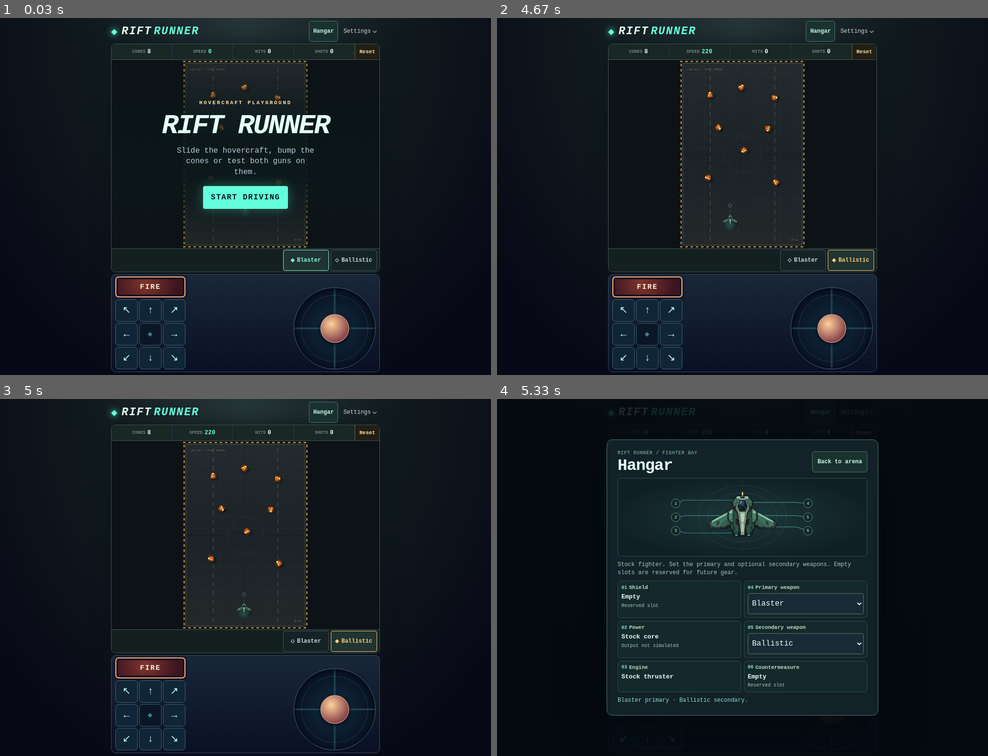
Above: before the commit, frames 1-4 (two rows, left to right).
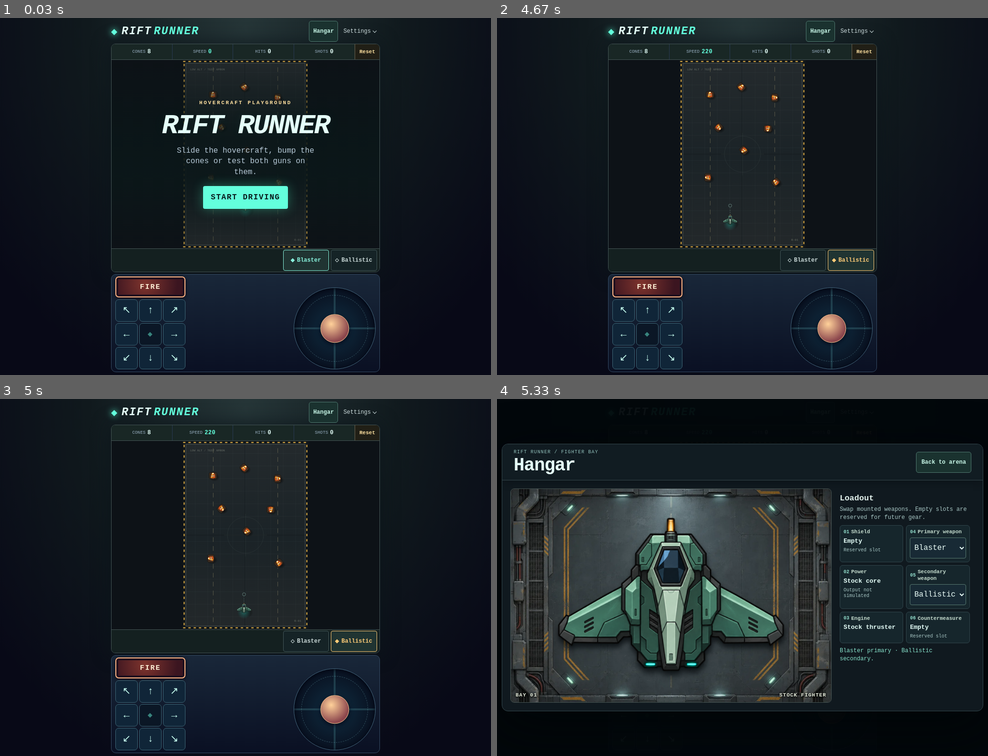
Above: after the commit, the same moments.

Repository: gambizt3-dev/rift-runner
Game: browser game, page index.html
The game is run twice, just before and just after one commit, with the same random seed, the same clock (stepped at 60 frames per second) and the same inputs.
Inputs:
- Up to frame 1 (0.03 s): no input
- Up to frame 2 (4.67 s): click "START DRIVING" at 0.27 s; hold D 1.03-1.53 s; click "←" at 1.27 s; tap one key every 0.75 s from 1.52 s: 1 2 P Escape; hold S 1.58-1.85 s; hold A 1.9-2.47 s; click "↓" at 2.02 s; hold W 2.52-2.82 s; click "↑" at 2.77 s; hold D 2.87-3.53 s; click "↙" at 3.52 s; hold W 3.58-3.82 s; hold A 3.87-4.3 s; click "→" at 4.27 s; hold S from 4.35 s (still down)
- Up to frame 3 (5 s): release S at 4.68 s; hold D from 4.73 s (still down)
- Up to frame 4 (5.33 s): click "Hangar" at 5.02 s; release D at 5.23 s; hold S from 5.28 s (still down)

Frames 1-3 are identical in both runs. In frame 4, 42% of the frame differs, in the area x 0-100%, y 4-89%.

Commit message:
Make the fighter the Hangar centrepiece

Diff:
--- a/index.html
+++ b/index.html
@@ -12,7 +12,7 @@
 <link rel="icon" type="image/png" href="rift-192.png">
 <title>Rift Runner</title>
 <meta name="description" content="Pilot a low hovercraft through a single test arena. Push cones and try the manual blaster.">
-<link rel="stylesheet" href="style.css?v=22">
+<link rel="stylesheet" href="style.css?v=25">
 <script src="blaster-sfx.js" defer></script>
 <script src="ballistic-sfx.js?v=13" defer></script>
 <script src="game.js?v=24" defer></script>
@@ -77,16 +77,14 @@
 <div><p class="hangar-kicker">RIFT RUNNER / FIGHTER BAY</p><h2 id="hangar-title" tabindex="-1">Hangar</h2></div>
 <button id="close-hangar" class="hangar-back" type="button" aria-label="Back to arena">Back to arena</button>
 </header>
-<div class="hangar-schematic" aria-hidden="true">
-<svg viewBox="0 0 400 178" width="400" height="178" preserveAspectRatio="xMidYMid meet">
- <g fill="none" stroke="#58958e" opacity=".24"><ellipse cx="200" cy="89" rx="101" ry="73"/><ellipse cx="200" cy="89" rx="79" ry="56"/><path d="M200 4v170M88 89h224" stroke-dasharray="4 6"/></g>
- <g fill="none" stroke="#4b8c83" stroke-width="1.2"><path d="M180 50H65l-18 7M166 85H72l-25 4M184 125H72l-25-5M221 55h101l28 2M236 85h86l28 4M250 111h73l27 9"/></g>
- <image id="hangar-fighter-art" href="./fighter-winged.png?v=23" x="105" y="19" width="190" height="127" preserveAspectRatio="xMidYMid meet"/>
- <g fill="#142526" stroke="#609e91"><circle cx="47" cy="57" r="10"/><circle cx="47" cy="89" r="10"/><circle cx="47" cy="120" r="10"/><circle cx="350" cy="57" r="10"/><circle cx="350" cy="89" r="10"/><circle cx="350" cy="120" r="10"/></g>
- <g fill="#b8f4e4" font-family="monospace" font-size="10" text-anchor="middle" dominant-baseline="central"><text x="47" y="57">1</text><text x="47" y="89">2</text><text x="47" y="120">3</text><text x="350" y="57">4</text><text x="350" y="89">5</text><text x="350" y="120">6</text></g>
-</svg>
-</div>
-<p id="hangar-note" class="hangar-note">Stock fighter. Set the primary and optional secondary weapons. Empty slots are reserved for future gear.</p>
+<div class="hangar-content">
+<figure class="hangar-hero" aria-label="Winged fighter on the hangar floor">
+<img class="hangar-floor" src="./hangar-floor.webp?v=25" width="1056" height="704" loading="lazy" alt="">
+<img class="hangar-fighter" id="hangar-fighter-art" src="./fighter-winged.png?v=23" width="480" height="320" alt="">
+<figcaption><span>BAY 01</span> <span>STOCK FIGHTER</span></figcaption>
+</figure>
+<section class="hangar-loadout" aria-labelledby="loadout-title">
+<div class="loadout-head"><h3 id="loadout-title">Loadout</h3><p id="hangar-note" class="hangar-note">Swap mounted weapons. Empty slots are reserved for future gear.</p></div>
 <div class="hangar-slots">
 <div class="fit-slot"><span class="fit-name"><span aria-hidden="true">01</span> Shield</span><strong>Empty</strong><small>Reserved slot</small></div>
 <div class="fit-slot"><label class="fit-name" for="fit-primary"><span aria-hidden="true">04</span> Primary weapon</label><select id="fit-primary"><option value="blaster">Blaster</option><option value="ballistic">Ballistic</option></select></div>
@@ -96,6 +94,8 @@
 <div class="fit-slot"><span class="fit-name"><span aria-hidden="true">06</span> Countermeasure</span><strong>Empty</strong><small>Reserved slot</small></div>
 </div>
 <p id="fit-status" class="fit-status" role="status" aria-live="polite">Optional mounts can be left empty.</p>
+</section>
+</div>
 </div>
 </dialog>
 </body>
--- a/style.css
+++ b/style.css
@@ -232,32 +232,72 @@
 .hangar-entry{padding-inline:8px}
 .hangar-entry:hover,.hangar-back:hover{background:#274743;border-color:#a3ecd9}
 .hangar{
- width:min(570px,calc(100% - 24px));max-width:none;
- width:min(570px,calc(100% - max(12px,env(safe-area-inset-left,0px)) - max(12px,env(safe-area-inset-right,0px))));
- inset:max(12px,env(safe-area-inset-top,0px)) max(12px,env(safe-area-inset-right,0px)) max(12px,env(safe-area-inset-bottom,0px)) max(12px,env(safe-area-inset-left,0px));
- max-height:calc(100vh - 24px);
- max-height:calc(100dvh - max(12px,env(safe-area-inset-top,0px)) - max(12px,env(safe-area-inset-bottom,0px)));
- padding:0;border:1px solid #4e786e;border-radius:12px;background:#132129;color:#e5fff9;
- box-shadow:0 24px 90px #02080dd9;overflow:auto;overscroll-behavior:contain
-}
-.hangar::backdrop{background:#050b11df}
-.hangar-interior{padding:clamp(10px,3.5vw,22px);display:grid;gap:9px}
-.hangar-head{display:flex;align-items:center;justify-content:space-between;gap:8px}
-.hangar-kicker{margin:0 0 4px;color:#83c2b1;font-size:10px;letter-spacing:.07em}
-.hangar-head h2{margin:0;font-size:clamp(23px,6vw,34px);line-height:1;letter-spacing:-.035em}
+ width:min(1010px,calc(100% - 24px));max-width:none;max-height:calc(100vh - 24px);
+ --hangar-top:max(8px,env(safe-area-inset-top,0px));--hangar-end:max(8px,env(safe-area-inset-right,0px));
+ --hangar-bottom:max(8px,env(safe-area-inset-bottom,0px));--hangar-start:max(8px,env(safe-area-inset-left,0px));
+ width:min(1010px,calc(100% - var(--hangar-start) - var(--hangar-end)));
+ inset:var(--hangar-top) var(--hangar-end) var(--hangar-bottom) var(--hangar-start);
+ max-height:calc(100dvh - var(--hangar-top) - var(--hangar-bottom));
+ padding:0;border:1px solid #34474d;border-radius:13px;
+ background:#10191f;color:#e5fff9;
+ box-shadow:0 28px 100px #010508ed;overflow:auto;overscroll-behavior:contain
+}
+.hangar::backdrop{background:#03080bf4}
+.hangar-interior{min-height:100%;display:grid;align-content:start}
+.hangar-head{
+ position:sticky;top:0;z-index:2;display:flex;align-items:center;justify-content:space-between;
+ gap:10px;padding:11px clamp(12px,3vw,24px);border-bottom:1px solid #33464b;
+ background:#111c22;box-shadow:0 5px 14px #070e1063
+}
+.hangar-kicker{margin:0 0 4px;color:#91bfba;font-size:10px;letter-spacing:.11em}
+.hangar-head h2{margin:0;font-size:clamp(24px,5vw,38px);line-height:1;letter-spacing:-.035em}
 .hangar-head h2:focus{outline:none}
-.hangar-schematic{display:grid;place-items:center;min-height:0;border:1px solid #31534f;border-radius:7px;background:radial-gradient(ellipse,#1c393b,#101f26 75%)}
-.hangar-schematic svg{display:block;width:100%;height:clamp(104px,27vw,163px)}
+.hangar-content{display:grid;gap:14px;padding:clamp(8px,2vw,17px);min-width:0}
+.hangar-hero{
+ position:relative;isolation:isolate;display:grid;place-items:center;min-width:0;
+ margin:0;aspect-ratio:3/2;overflow:hidden;border:1px solid #465453;border-radius:8px;
+ background:radial-gradient(ellipse,#354344,#172023 76%)
+}
+.hangar-floor,.hangar-fighter{display:block;user-select:none;pointer-events:none}
+.hangar-floor{position:absolute;inset:0;width:100%;height:100%;object-fit:cover}
+.hangar-fighter{
+ position:relative;width:86%;height:auto;z-index:1;
+ filter:drop-shadow(1px 9px 6px #020608b8)
+}
+.hangar-hero figcaption{
+ position:absolute;z-index:1;left:10px;right:10px;bottom:9px;display:flex;justify-content:space-between;
+ color:#e6eddc;font-size:clamp(8px,2vw,11px);font-weight:800;letter-spacing:.09em;
+ text-shadow:0 1px 3px #000,0 1px 5px #000
+}
+.hangar-loadout{display:grid;gap:8px;align-content:start;min-width:0;padding:0 3px 6px}
+.loadout-head{display:grid;gap:4px}
+.loadout-head h3{margin:0;color:#e3f2ed;font-size:17px;line-height:1.2}
 .hangar-note,.fit-status{margin:0;color:#a8c7c5;font-size:12px;line-height:1.4}
 .hangar-slots{display:grid;grid-template-columns:repeat(2,minmax(0,1fr));gap:6px}
-.fit-slot{display:flex;flex-direction:column;align-items:flex-start;gap:4px;padding:7px;min-width:0;border:1px solid #304a4d;border-radius:6px;background:#14292c}
-.fit-name{display:flex;align-items:center;gap:4px;font-size:11px;font-weight:750;color:#c0dcbf;line-height:1.25}
+.fit-slot{
+ display:flex;flex-direction:column;align-items:flex-start;justify-content:flex-start;gap:4px;
+ padding:7px;min-width:0;border:1px solid #30454b;border-radius:6px;background:#16262c
+}
+.fit-name{display:flex;align-items:center;gap:4px;font-size:11px;font-weight:750;color:#c5dcce;line-height:1.25}
 .fit-name span{color:#91dbca;font-size:10px}
 .fit-slot strong{font-size:13px;line-height:1.3;color:#e5fff9}
 .fit-slot small{font-size:10px;line-height:1.2;color:#a8c7c5}
 .fit-slot select{width:100%;min-width:0;min-height:44px;border:1px solid #577970;border-radius:4px;padding:4px;background:#182a35;color:#ebfff9;font:inherit;font-size:16px}
 .fit-slot select:focus-visible{outline:2px solid #f6ff9c;outline-offset:2px}
 .fit-status{min-height:1.4em;color:#88e4cd}
-@media(max-height:530px) and (orientation:landscape){.hangar-schematic svg{height:82px}.hangar-interior{gap:6px}}
+@media(min-width:920px){
+ .hangar-content{grid-template-columns:minmax(0,1fr) minmax(260px,.42fr);align-items:start;gap:17px}
+ .hangar-loadout{padding:11px 10px 10px 0}
+}
+@media(max-width:720px){
+ .hangar{
+  height:calc(100vh - 16px);
+  height:calc(100dvh - var(--hangar-top) - var(--hangar-bottom));
+ }
+}
+@media (max-height:440px) and (orientation:landscape) and (max-width:919px){
+ .hangar-content{grid-template-columns:minmax(0,1fr) minmax(225px,.8fr);align-items:start;gap:10px}
+ .hangar-head{padding-block:6px}
+}
 
 .weapon-button[hidden]{display:none}
--- a/tests/fighter-sprite.test.cjs
+++ b/tests/fighter-sprite.test.cjs
@@ -7,7 +7,13 @@
 assert.equal(png.toString('ascii',12,16),'IHDR');
 assert.deepEqual([png.readUInt32BE(16),png.readUInt32BE(20),png[24],png[25]],[480,320,8,6],'PNG is 480×320 with 8-bit RGBA');
 assert.equal(crypto.createHash('sha256').update(png).digest('hex'),'57a9dbdf7b57d97382ae578c6d75508112147e81602f924e7404d24dba1cc275');
-assert.match(fs.readFileSync(path.join(dist,'index.html'),'utf8'),/<image id="hangar-fighter-art" href="\.\/fighter-winged\.png\?v=23"/);
+const page=fs.readFileSync(path.join(dist,'index.html'),'utf8');
+assert.match(page,/<img[^>]+id="hangar-fighter-art" src="\.\/fighter-winged\.png\?v=23"/);
+assert.match(page,/<img[^>]+class="hangar-floor" src="\.\/hangar-floor\.webp\?v=25"/);
+const floor=fs.readFileSync(path.join(dist,'hangar-floor.webp'));
+assert.equal(floor.toString('ascii',0,4),'RIFF');assert.equal(floor.toString('ascii',8,12),'WEBP');
+assert.equal(crypto.createHash('sha256').update(floor).digest('hex'),'b289c0caef59fac1fae351253a1cd8b9ec9f3e5424620042d6892068df5cd732');
+assert.ok(page.indexOf('class="hangar-hero"')<page.indexOf('class="hangar-loadout"'),'visual scene comes before loadout controls');
 (async()=>{
  const q=setup({sprite:true});assert.equal(q.sprites.length,1);
  const [art]=q.sprites;assert.equal(art.src,'./fighter-winged.png?v=23');
@@ -31,5 +37,5 @@
  q.click('open-hangar');
  assert.equal(q.el.hangar.open,true);assert.equal(q.inspect().state,'pause');
  assert.equal(q.sprites.length,1,'single image instance for the Arena loop');
- console.log('PASS exact RGBA craft, loaded/failed/loading paths, aiming transform, muzzle geometry, recoil and Hangar art path.');
+ console.log('PASS exact RGBA craft, loaded/failed/loading paths, aiming transform, muzzle geometry, recoil, and exact Hangar ship and separate floor assets.');
 })().catch(e=>{console.error(e);process.exitCode=1;});
Binary file added: hangar-floor.webp
